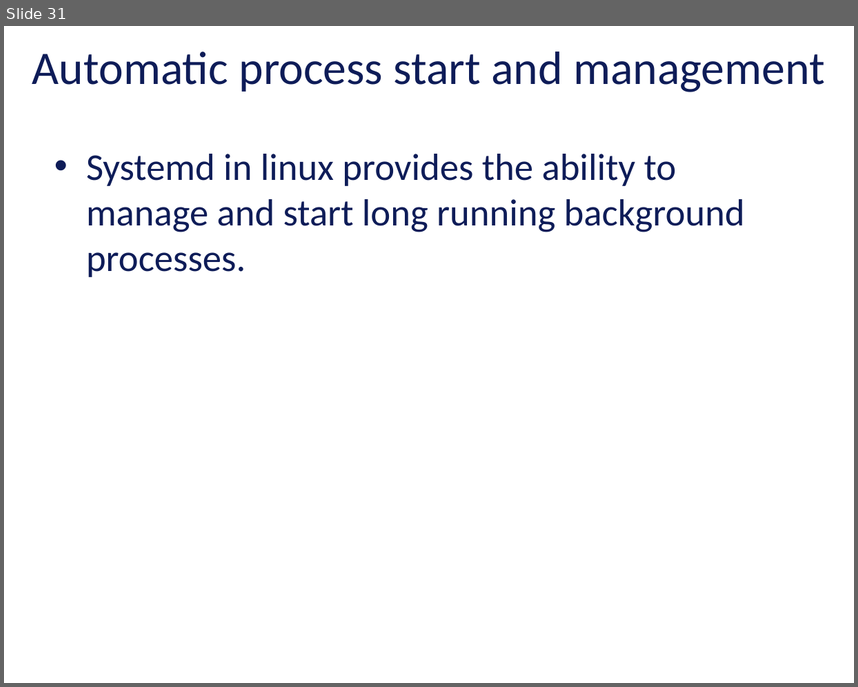
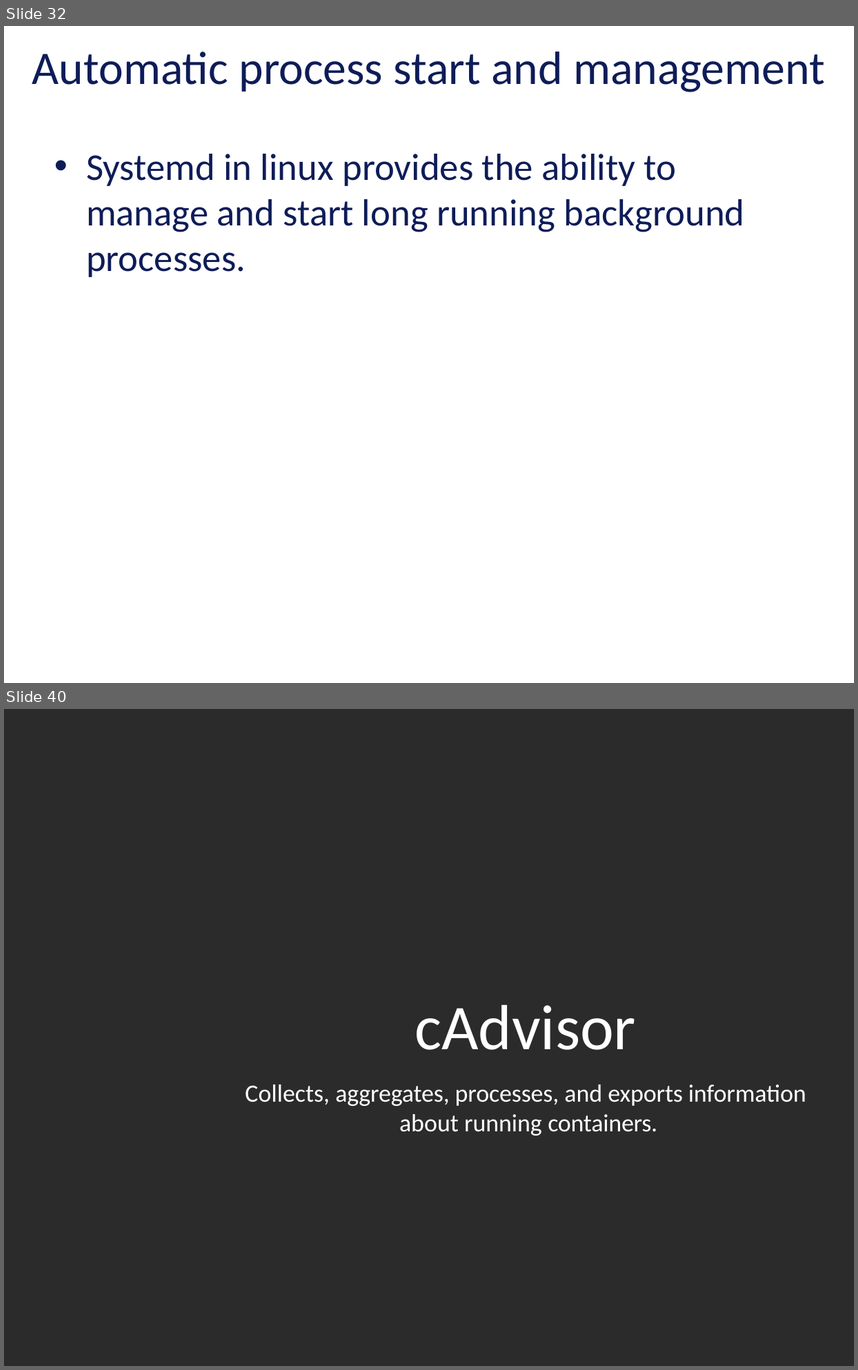
Before and after one commit to vu-resilient-distributed-systems/lectures-fall-2019, a slide deck: Module-4-Finding-Failures/04_1-monitoring.pptx. Shown one above the other, each under a label of ours: slide 31 before the commit, slides 32 and 40 after it; the slides between them are not shown. The pictures are 858x687 and 858x1370 pixels, drawn with LibreOffice and Linux fonts; fonts in the diff are those of the drawing; background and template pictures are left out; a plain dark background stands for a picture behind light text. Boxes give left, top, right and bottom in pixels: in the first picture for what was removed or moved away, otherwise in the second. Text is boxed around its words. In the diff, an @@ line names an element or a change of style, - is before the commit and + after.

```diff
--- a/Module-4-Finding-Failures/04_1-monitoring.pptx
+++ b/Module-4-Finding-Failures/04_1-monitoring.pptx
@@ slide 40 added at [4,709,854,1366], background picture (left out) @@
@@ text added at [245,1005,806,1135], 23.1 pt, text #FFFFFF @@
+cAdvisor
+Collects, aggregates, processes, and exports information about running containers.
@@ what was slide 31 is now slide 32 @@
```
Also in this commit, not shown: 1 slide changed, 34 other slides added, 1 slide removed.
